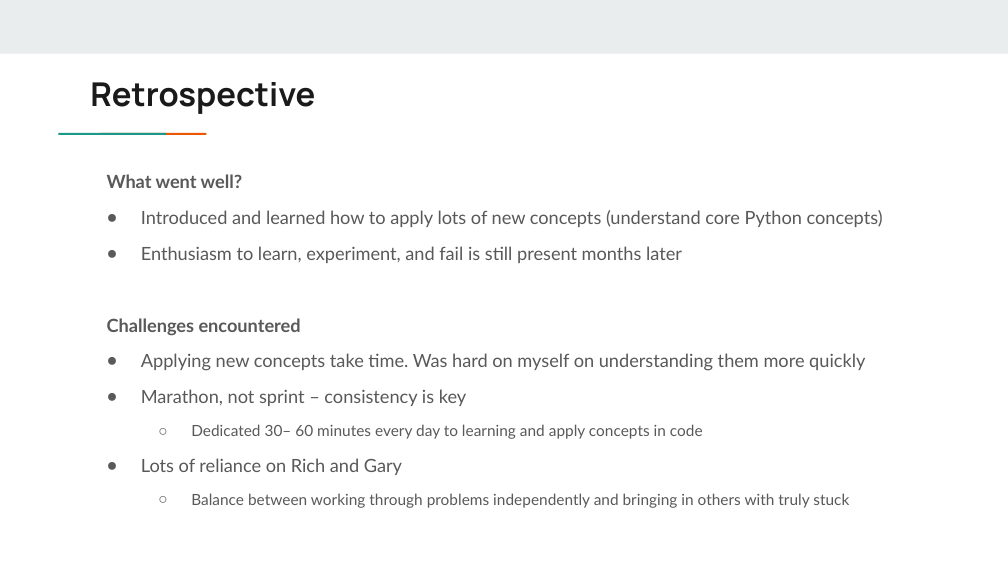
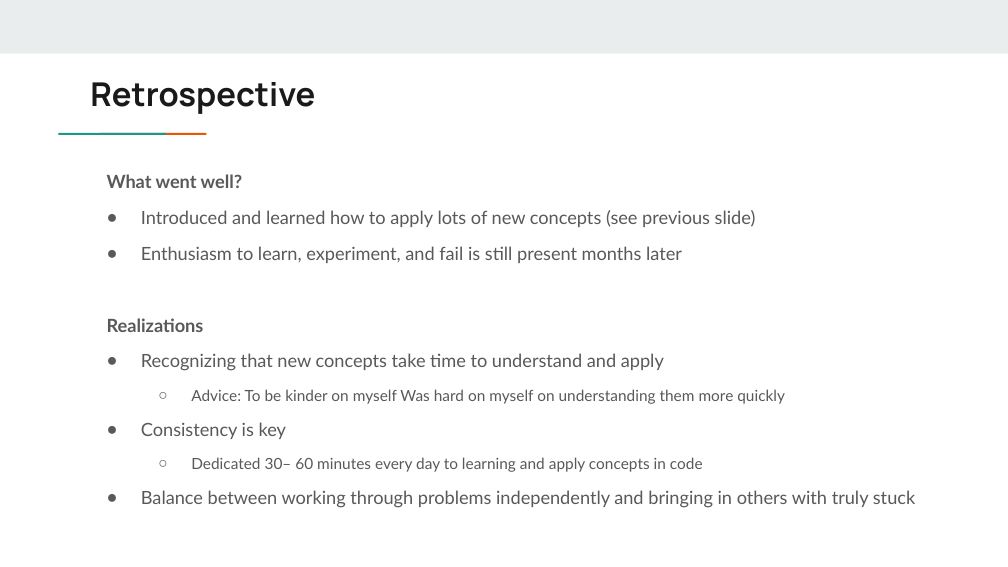
Before and after one commit to chienh0/project_lambda, a slide deck: slide 13 of Project Lambda.pptx (slide 4 before the commit). Drawn at 1008x567 pixels with LibreOffice and Linux fonts; fonts in the diff are those of the drawing. Boxes give left, top, right and bottom in pixels: in the first picture for what was removed or moved away, otherwise in the second. Text is boxed around its words. In the diff, an @@ line names an element or a change of style, - is before the commit and + after.

Commit message:
included retrospective of learnings and takeaways

```diff
--- a/Project Lambda.pptx
+++ b/Project Lambda.pptx
@@ text at box(141, 210, 756, 227): text changed @@
-● Introduced and learned how to apply lots of new concepts (understand core Python concepts)
+● Introduced and learned how to apply lots of new concepts (see previous slide)
@@ text at box(107, 318, 785, 404): text changed @@
-Challenges encountered
-● Applying new concepts take time. Was hard on myself on understanding them more quickly
-● Marathon, not sprint – consistency is key
+Realizations
+● Recognizing that new concepts take time to understand and apply
+  ○ Advice: To be kinder on myself Was hard on myself on understanding them more quickly
+● Consistency is key
@@ text at box(141, 458, 402, 475): paragraph removed @@
-● Lots of reliance on Rich and Gary
@@ text at box(141, 490, 915, 508): size 11 to 13 pt in "Balance between working through problems independently and ..."; bullet ○ to ●; list level 2 to 1 in "Balance between working through problems ..." @@
```
Also in this commit, not shown: 4 other slides changed, 11 slides removed, 1 other file.
